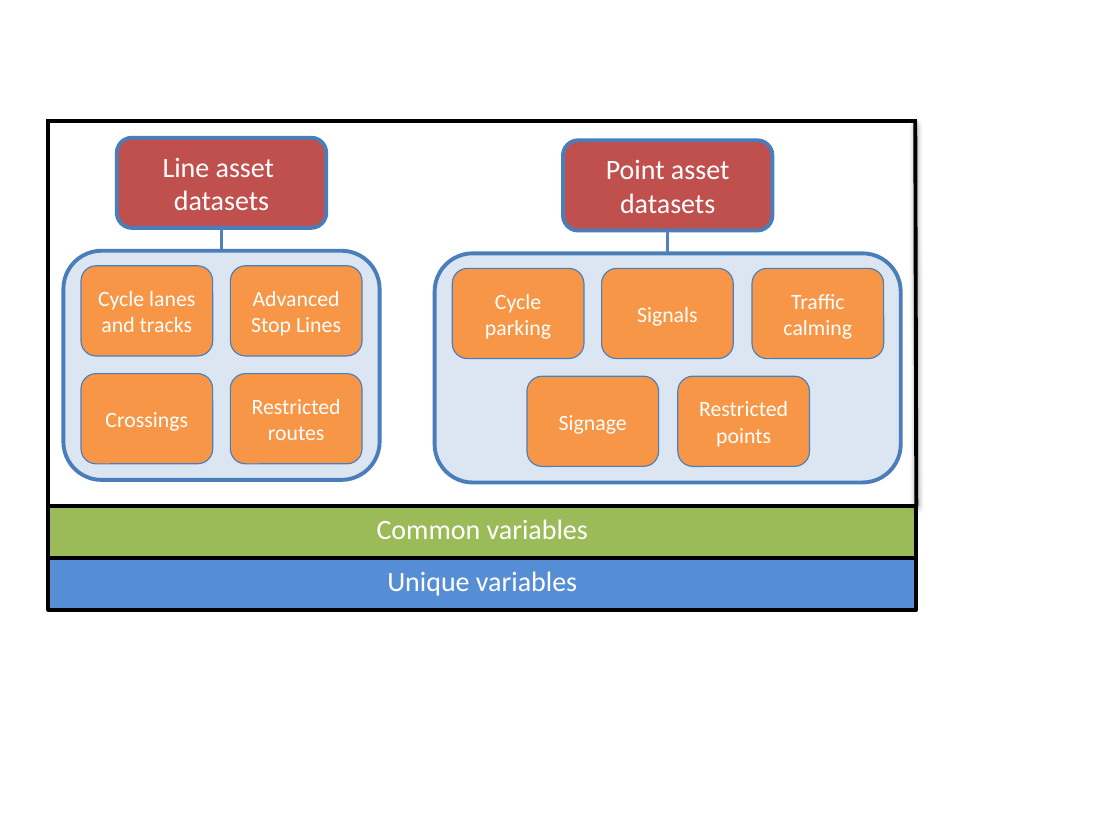
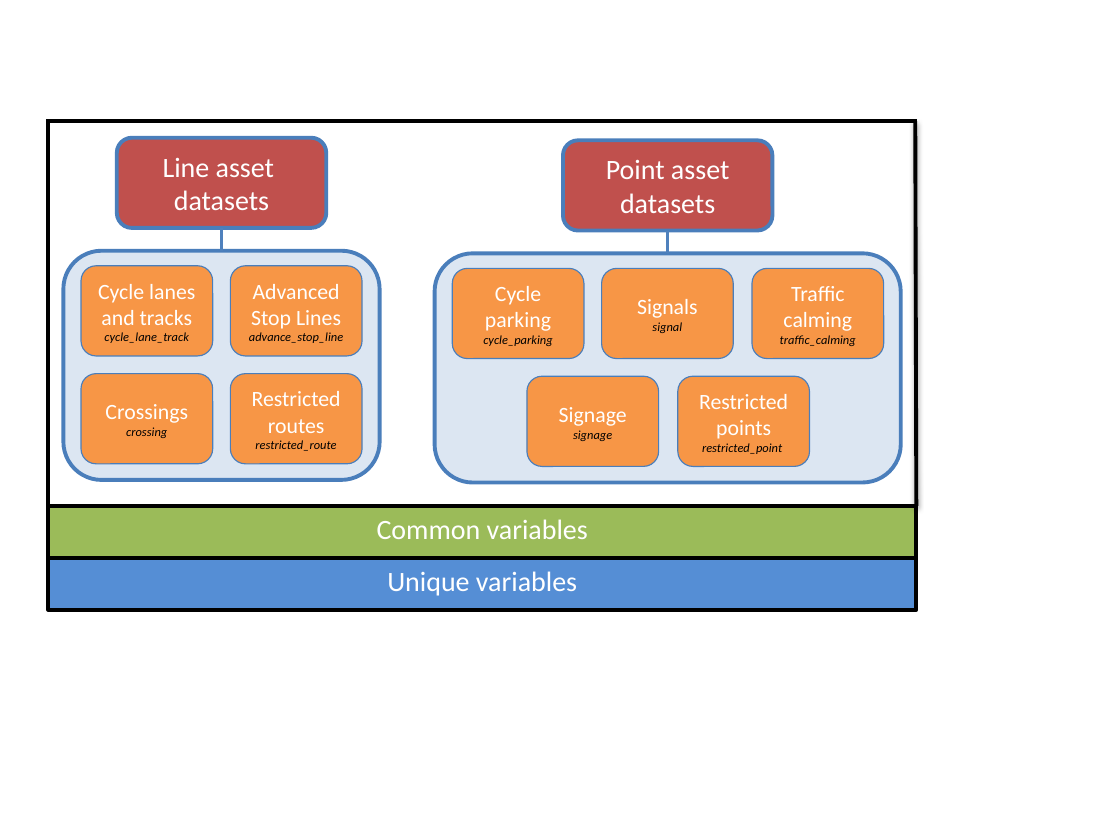
Before and after one commit to PublicHealthDataGeek/Diss, a slide deck: slide 1 of Results tables.pptx. Drawn at 1120x840 pixels with LibreOffice and Linux fonts; fonts in the diff are those of the drawing. Boxes give left, top, right and bottom in pixels: in the first picture for what was removed or moved away, otherwise in the second. Text is boxed around its words. In the diff, an @@ line names an element or a change of style, - is before the commit and + after.

```diff
--- a/Results tables.pptx
+++ b/Results tables.pptx
@@ text in rounded rectangle at bbox=[652, 322, 682, 333]: paragraph added @@
+signal
@@ text in rounded rectangle at bbox=[104, 332, 189, 343]: paragraph added @@
+cycle_lane_track
@@ text in rounded rectangle at bbox=[249, 332, 343, 343]: paragraph added @@
+advance_stop_line
@@ text in rounded rectangle at bbox=[483, 335, 552, 346]: paragraph added @@
+cycle_parking
@@ text in rounded rectangle at bbox=[780, 335, 856, 346]: paragraph added @@
+traffic_calming
@@ text in rounded rectangle at bbox=[126, 427, 167, 438]: paragraph added @@
+crossing
@@ text in rounded rectangle at bbox=[255, 440, 336, 451]: paragraph added @@
+restricted_route
@@ text in rounded rectangle at bbox=[573, 430, 612, 441]: paragraph added @@
+signage
@@ text in rounded rectangle at bbox=[702, 443, 782, 454]: paragraph added @@
+restricted_point
```
Also in this commit, not shown: 1 slide added, 15 other files.
